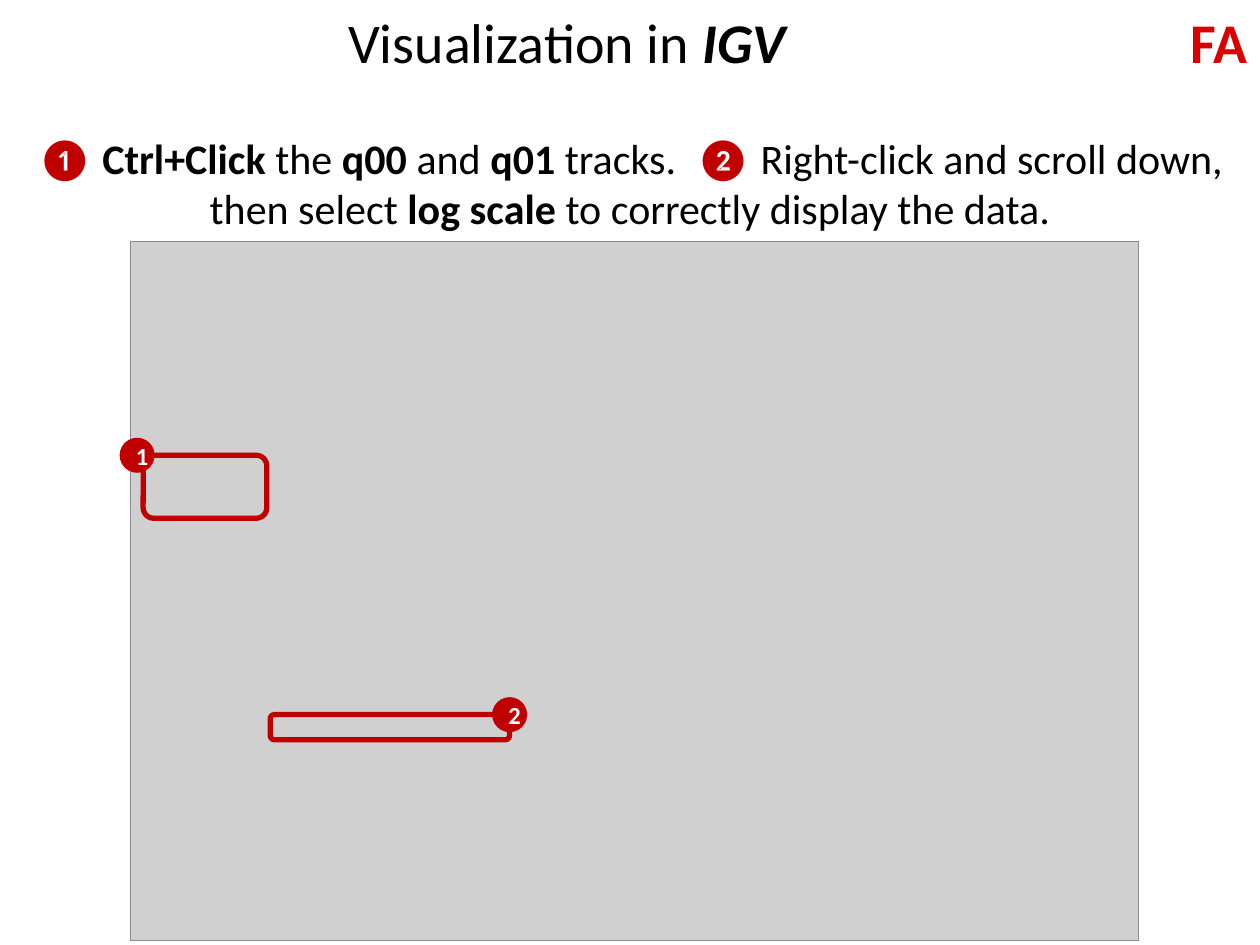
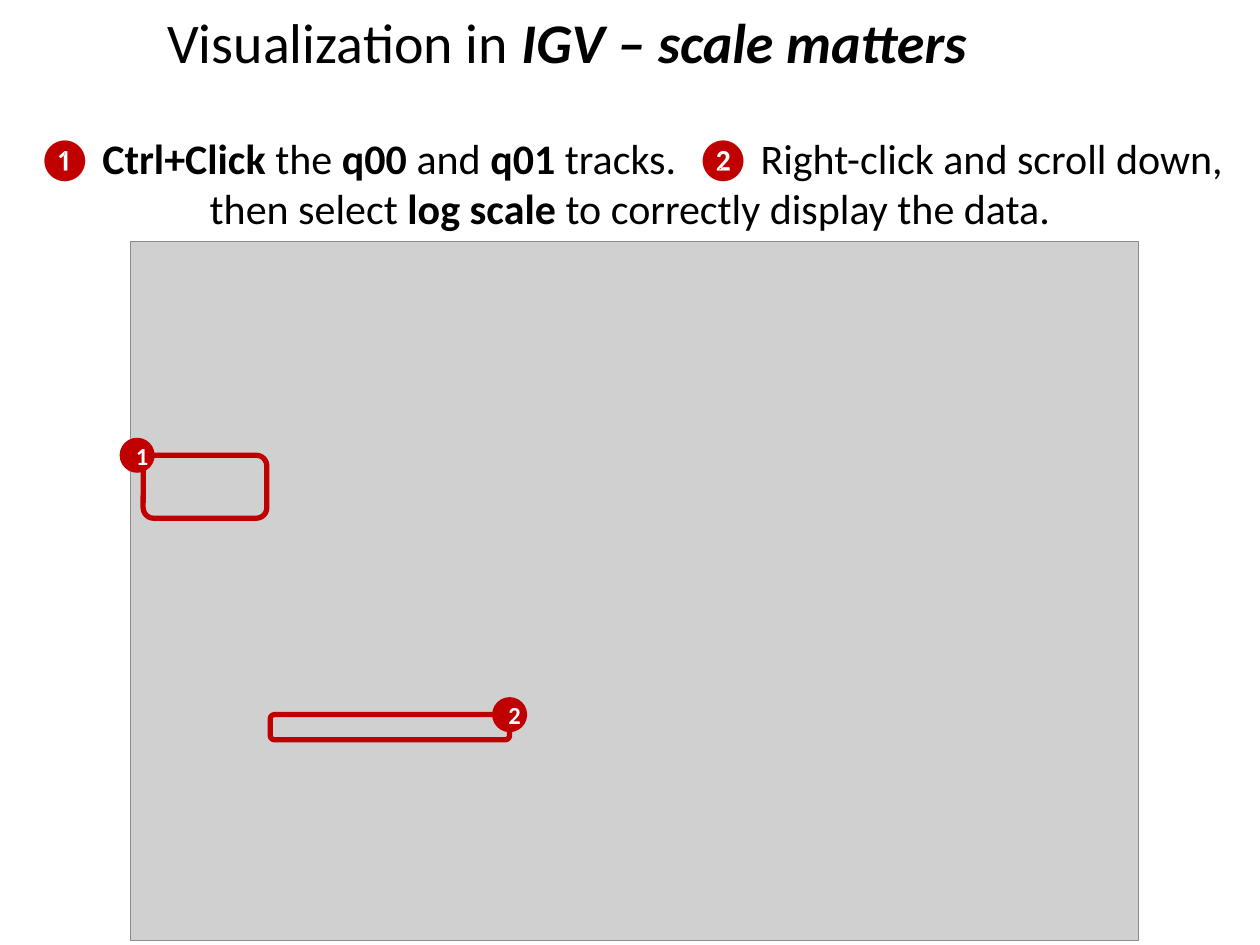
Before and after one commit to genepattern/tutorial-materials, a slide deck: slide 26 of BU_MolBio_RNAseq_in_GP_workshop/slides/2019-04-04_05_GPWorkshopIGV.pptx. Drawn at 1260x945 pixels with LibreOffice and Linux fonts; fonts in the diff are those of the drawing; grey boxes stand for pictures. Boxes give left, top, right and bottom in pixels: in the first picture for what was removed or moved away, otherwise in the second. Text is boxed around its words. In the diff, an @@ line names an element or a change of style, - is before the commit and + after.

```diff
--- a/BU_MolBio_RNAseq_in_GP_workshop/slides/2019-04-04_05_GPWorkshopIGV.pptx
+++ b/BU_MolBio_RNAseq_in_GP_workshop/slides/2019-04-04_05_GPWorkshopIGV.pptx
@@ table at (0,0,1260,88) @@
-row 1, column 1: Visualization in IGV
+row 1, column 1: Visualization in IGV – scale matters
-row 1, column 2: FA
+row 1, column 2: 
```
Also in this commit, not shown: 8 other slides changed.
